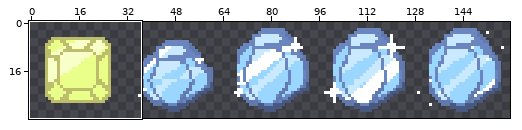
Sprite sheet: TGS2024/images/Gem/YellowGem.png. Above, an overview of the earlier version with the close-up marked.
Close-up. Before:
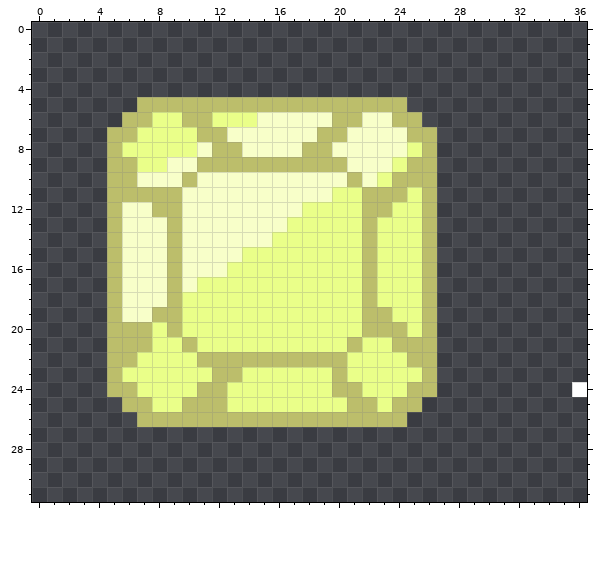
The file is 160x32 pixels. Shown: x 0..36, y 0..31.
And afterwards:
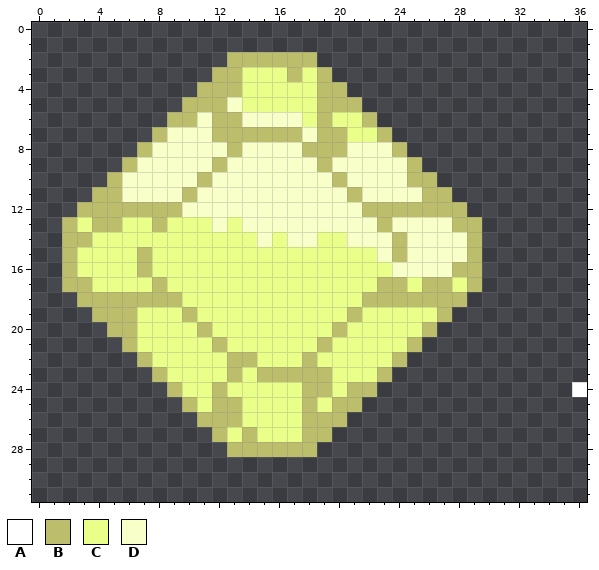
Palette (. is transparent): A #ffffff  B #bcbe6b  C #eaff89  D #f8ffc9
Edits made:
Changed rows in their new state; - is an unchanged pixel.
first column x 2:
 2 -----------BBBBBB-----------
 3 ----------BBCCCBCB----------
 4 ---------BBBCCCCCBB---------
 5 -----...---DCCCCC---...-----
 6 ----...B-DBBD---CBCCB...----
 7 ---...BDDD-BBBBB---CCB...---
 8 ---..BDDD-D-------B---B..---
 9 ---.-DD--D-DDDDDD-D---D-.---
10 ----D---DB--------BD-DD-----
11 --B-DDDDB---------DBDDDD-B--
12 -BB-BB----------DDDD--BB-BB-
13 BCB-CCBCCC-C---DDDDDDBDDDDBB
14 BBCCCCCCCCCCC--DD--DDDBDDDDB
15 BCCCCBCCCCCC--------CDBDDDDB
16 BCCCCBCCCCC---------C-DDDDBB
17 BBCCCCBCC-----------CBB--BCB
18 -BB-BBB--------------BBB-BB-
19 --B-BCCCB----------BCC--CB--
20 -----C-C-B--------B-CCC-----
21 ---.-C--C-B------B-C--C-.---
22 ---..B---CC--CCC-CC---B..---
23 ---...B---C--BBBBBC--B...---
24 ---....B-C------BBC-B....---
25 ----....-C-B----B-B-....----
26 -----....---CCCC---....-----
27 ----------BCBCCCBB----------
28 -----------BBBBBB-----------
Changed places in both close-ups, as pixel boxes (x1, y1, x2, y2):
changed: (62, 52, 482, 457)
